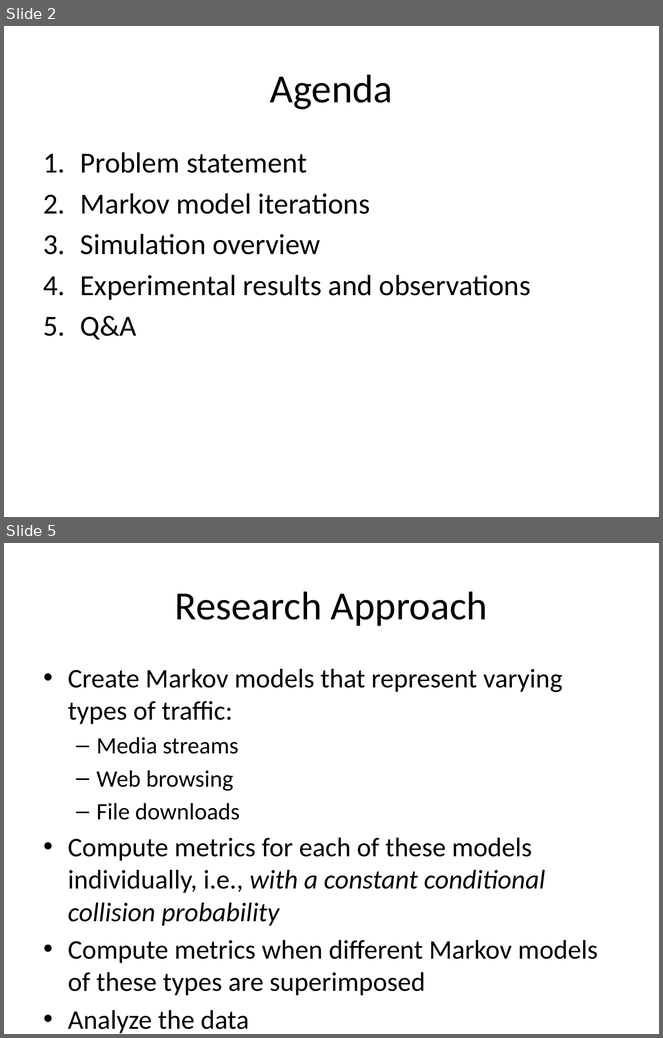
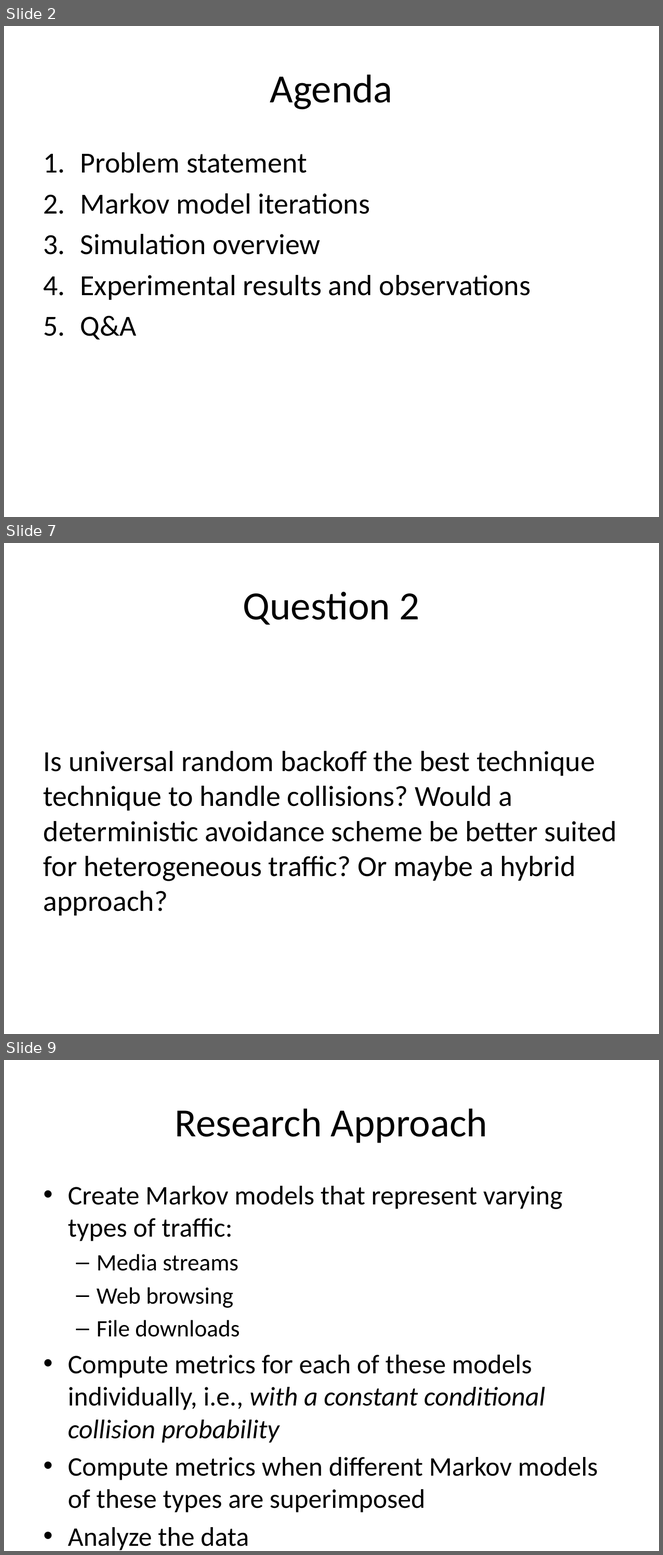
Before and after one commit to tamirh-uci/HeteroTrafficModels, a slide deck: presentation/slides.pptx. Shown one above the other, each under a label of ours: slides 2 and 5 before the commit, slides 2, 7 and 9 after it; the slides between them are not shown. The pictures are 663x1038 and 663x1555 pixels, drawn with LibreOffice and Linux fonts; fonts in the diff are those of the drawing. Boxes give left, top, right and bottom in pixels: in the first picture for what was removed or moved away, otherwise in the second. Text is boxed around its words. In the diff, an @@ line names an element or a change of style, - is before the commit and + after.

```diff
--- a/presentation/slides.pptx
+++ b/presentation/slides.pptx
@@ slide 7 added at (x1=4, y1=543, x2=659, y2=1034), background #FFFFFF @@
@@ title added at (x1=243, y1=591, x2=420, y2=625), 44 pt, text #000000 @@
+Question 2
@@ text added at (x1=44, y1=751, x2=617, y2=916), 32 pt, text #000000 @@
+Is universal random backoff the best technique technique to handle collisions? Would a deterministic avoidance scheme be better suited for heterogeneous traffic? Or maybe a hybrid approach?
@@ what was slide 5 is now slide 9 @@
```
Also in this commit, not shown: 11 slides changed, 1 other slide added, 2 slides removed.
